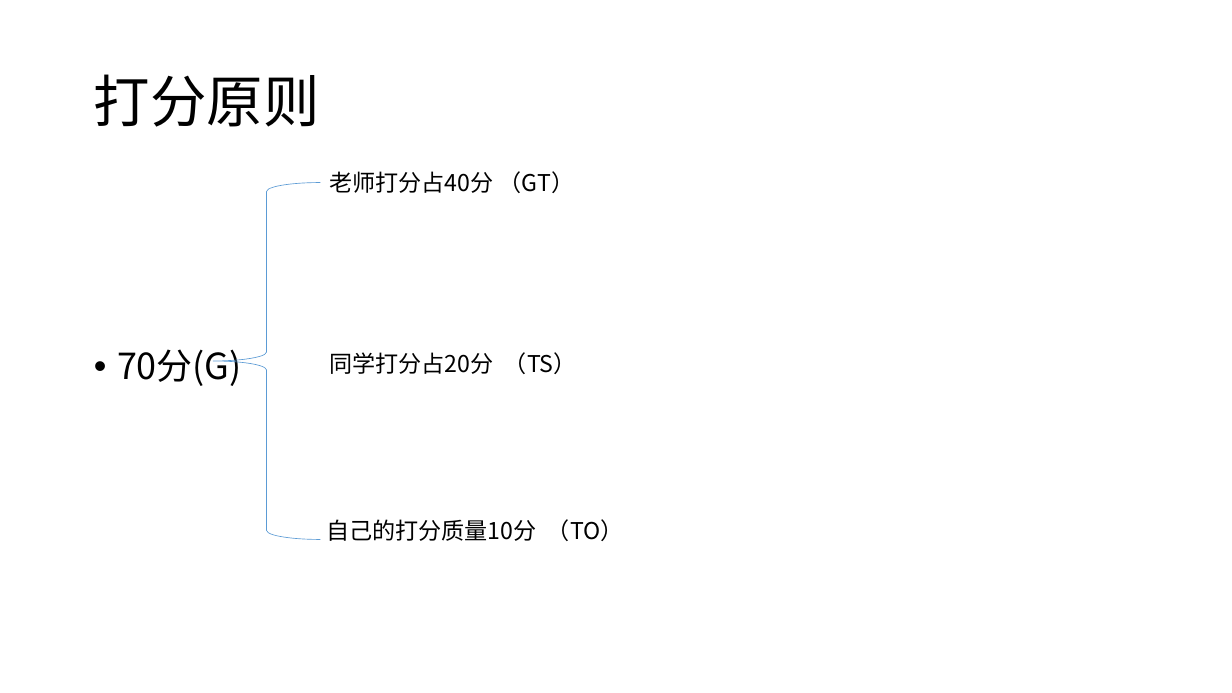
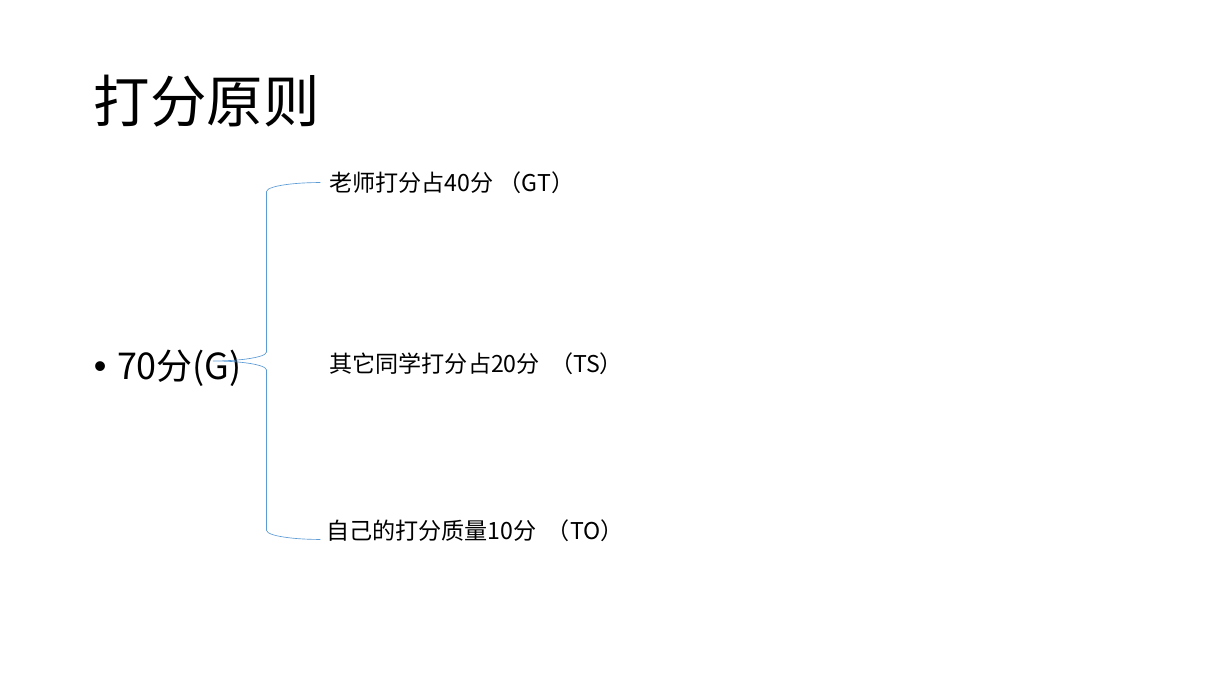
Before and after one commit to djuanbei/18Android1, a slide deck: slide 2 of project/project.pptx. Drawn at 1232x693 pixels with LibreOffice and Linux fonts; fonts in the diff are those of the drawing. Boxes give left, top, right and bottom in pixels: in the first picture for what was removed or moved away, otherwise in the second. Text is boxed around its words. In the diff, an @@ line names an element or a change of style, - is before the commit and + after.

Commit message:
ok

```diff
--- a/project/project.pptx
+++ b/project/project.pptx
@@ text at (329, 352, 623, 374): text changed @@
-同学打分占20分 （TS）
+其它同学打分占20分 （TS）
```
Also in this commit, not shown: 2 other slides changed.
